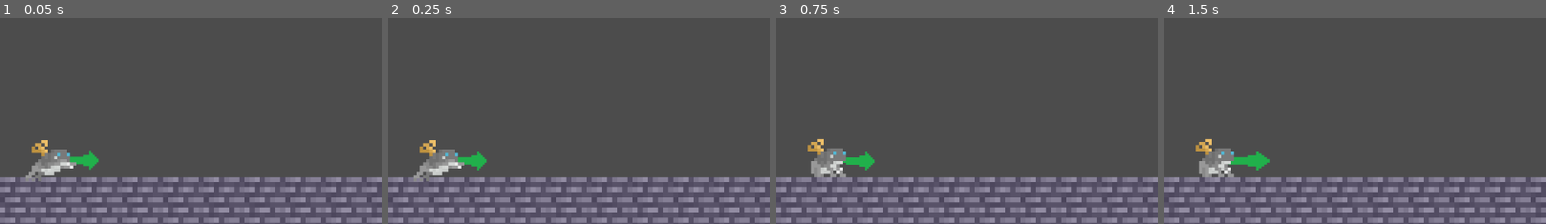
Above: before the commit, frames 1-4 (left to right).
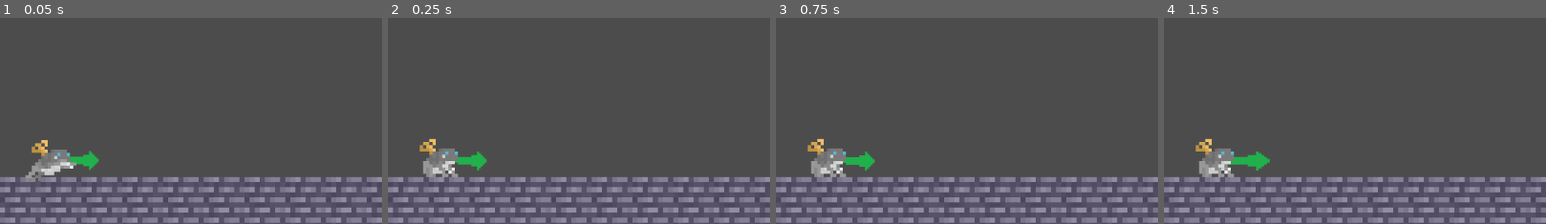
Above: after the commit, the same moments.

Repository: lthammond/CS315-P1-Airship_Assault
Game: Godot game, scene res://src/Level.tscn
Same seed, same stepped clock (60 frames per second), same inputs: the game is played once before the commit and once after it.
Inputs:
- Up to frame 1 (0.05 s): no input
- Up to frame 2 (0.25 s): no input
- Up to frame 3 (0.75 s): hold Down (decrease_angle) from 0.53 s (still down)
- Up to frame 4 (1.5 s): tap Enter at 1.25 s; release Down (decrease_angle) at 1.28 s; tap Left (decrease_strength) at 1.35 s
The pictures show only the part of the screen within x 0-50%, y 50-100%; the shares and areas given below are measured in that part.

Frame 1 is identical in both runs. In frame 2, 0.7% of the frame differs, in the area x 6-20%, y 58-80%; in frame 3, less than 0.1%; in frame 4, less than 0.1%.

Commit message:
Reformat Level and Projectile to function with projectile instancing

Diff:
--- a/project/src/Level.gd
+++ b/project/src/Level.gd
@@ -3,7 +3,6 @@
 var projectile
 
 func _ready():
-
 	create_projectile()
 
 func _on_Projectile_angle_changed(new_angle):
@@ -18,3 +17,7 @@
 	call_deferred("add_child", projectile)
 	projectile.connect("angle_changed", self, "_on_Projectile_angle_changed")
 	projectile.connect("strength_changed", self, "_on_Projectile_strength_changed")
+
+
+func _on_Killbox_body_entered(_body):
+	print("Kill")
--- a/project/src/Level.tscn
+++ b/project/src/Level.tscn
@@ -99,3 +99,5 @@
 
 [node name="CollisionPolygon2D" type="CollisionPolygon2D" parent="Killbox"]
 polygon = PoolVector2Array( -200, 1000, 1400, 1000, 1400, 0, 1300, 0, 1300, 900, -200, 900 )
+
+[connection signal="body_entered" from="Killbox" to="." method="_on_Killbox_body_entered"]
--- a/project/src/Projectile.gd
+++ b/project/src/Projectile.gd
@@ -40,6 +40,3 @@
 		$Sprite.texture = load("res://assets/Frog2.png")
 	else:
 		$Sprite.texture = load("res://assets/Frog1.png")
-
-func _on_Killbox_body_entered(body):
-	print("Kill")
--- a/project/src/Projectile.tscn
+++ b/project/src/Projectile.tscn
@@ -7,6 +7,7 @@
 [ext_resource path="res://assets/FrogRibbit.wav" type="AudioStream" id=5]
 
 [node name="Projectile" type="RigidBody2D"]
+mode = 2
 script = ExtResource( 1 )
 
 [node name="CollisionPolygon2D" type="CollisionPolygon2D" parent="."]
